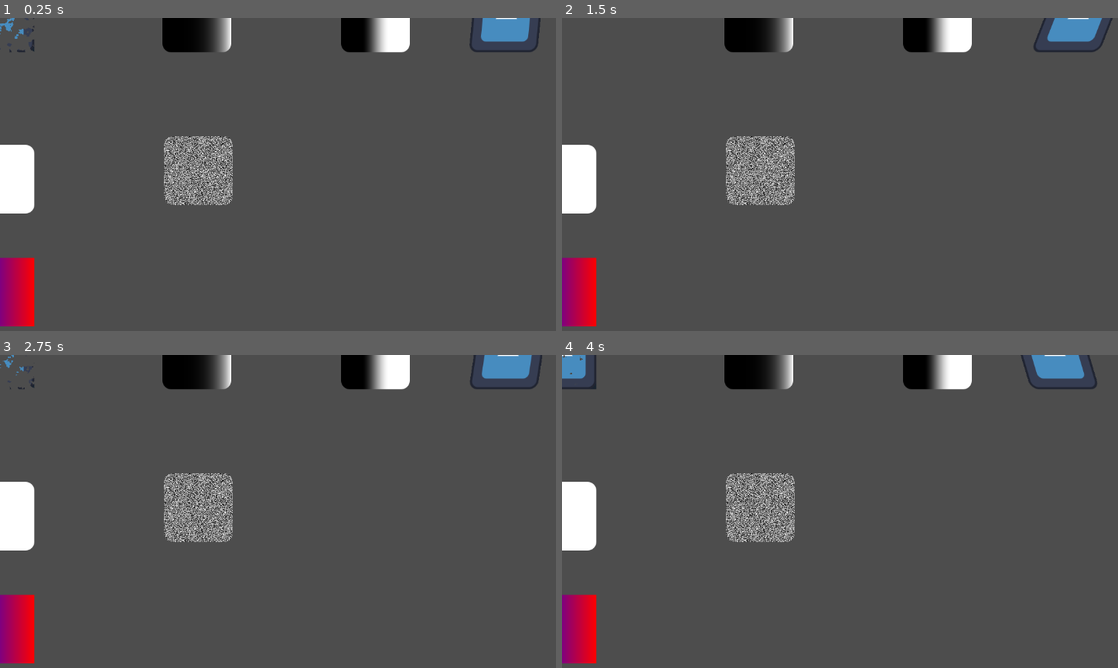
Above: before the commit, frames 1-4 (two rows, left to right).
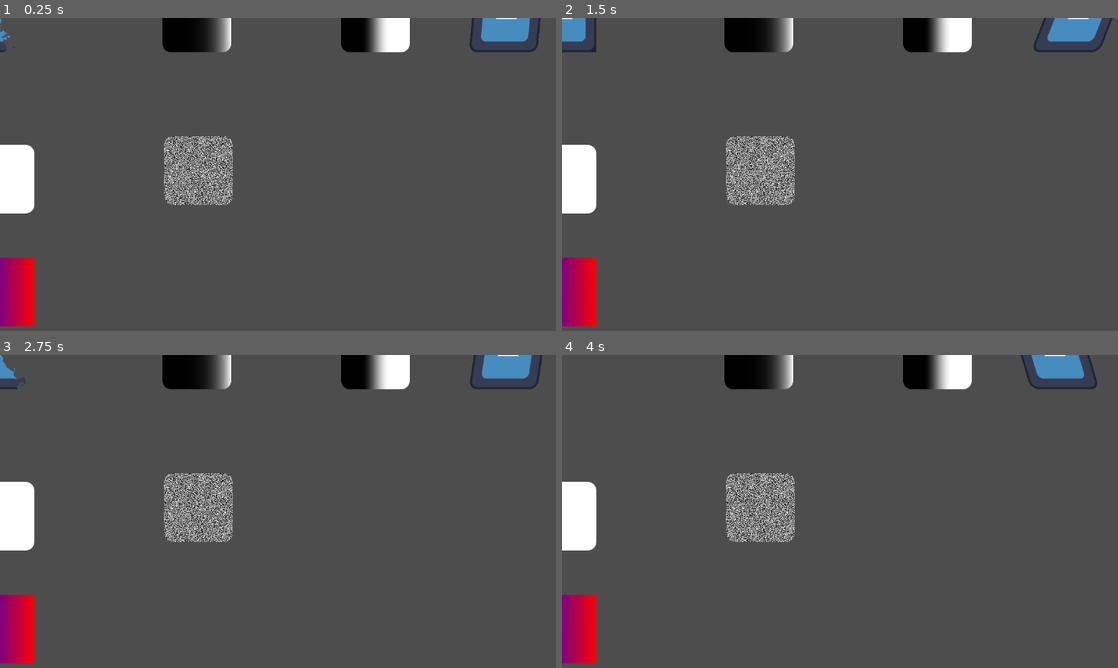
Above: after the commit, the same moments.

Repository: AtomicAntt/DemosVFX
Game: Godot game, scene res://main_2d.tscn
Same seed, same stepped clock (60 frames per second), same inputs: the game is played once before the commit and once after it. This scene is started directly instead of the project's main scene. The engine's default icon, where the game draws it, is replaced by a stand-in: a white triangle on a blue panel in a dark square.
Inputs:
- Up to frame 1 (0.25 s): no input
- Up to frame 2 (1.5 s): no input
- Up to frame 3 (2.75 s): no input
- Up to frame 4 (4 s): no input

The runs differ from the first frame. In frame 1, 0.2% of the frame differs, in the area x 0-7%, y 0-11%; in frame 2, 0.4%; in frame 3, 0.2%; in frame 4, 0.4%.

Commit message:
Add radial dissolve 2D shader.

Diff:
--- a/main_2d.tscn
+++ b/main_2d.tscn
@@ -25,6 +25,7 @@
 [ext_resource type="Shader" uid="uid://cq5kqvb0188a4" path="res://Shaders/2D/radial_fade.gdshader" id="20_25d1e"]
 [ext_resource type="Shader" uid="uid://dn8mlhp3rnhtl" path="res://Shaders/2D/wavy.gdshader" id="20_ingrd"]
 [ext_resource type="Shader" uid="uid://b7xmfsuket0c7" path="res://dissolve.gdshader" id="20_qw8p8"]
+[ext_resource type="Shader" uid="uid://bwfwmhkjfnwij" path="res://radial_dissolve.gdshader" id="21_5k4x8"]
 [ext_resource type="Shader" uid="uid://vpt68fa1kwk7" path="res://Shaders/2D/circles_fade_in.gdshader" id="21_kwd53"]
 
 [sub_resource type="ShaderMaterial" id="ShaderMaterial_jmyjl"]
@@ -124,6 +125,16 @@
 [sub_resource type="ShaderMaterial" id="ShaderMaterial_q35h1"]
 shader = ExtResource("20_qw8p8")
 shader_parameter/noise = SubResource("NoiseTexture2D_5k4x8")
+
+[sub_resource type="FastNoiseLite" id="FastNoiseLite_p5bk5"]
+
+[sub_resource type="NoiseTexture2D" id="NoiseTexture2D_p5bk5"]
+noise = SubResource("FastNoiseLite_p5bk5")
+
+[sub_resource type="ShaderMaterial" id="ShaderMaterial_p5bk5"]
+shader = ExtResource("21_5k4x8")
+shader_parameter/blur = 0.20000000298023
+shader_parameter/noise = SubResource("NoiseTexture2D_p5bk5")
 
 [sub_resource type="ShaderMaterial" id="ShaderMaterial_5k4x8"]
 shader = ExtResource("20_25d1e")
@@ -266,6 +277,12 @@
 
 [node name="HalfStep2" type="Sprite2D" parent="." unique_id=1038100921]
 material = SubResource("ShaderMaterial_q35h1")
+position = Vector2(-881, -567)
+rotation = 0.00017340037
+texture = ExtResource("2_8hhxv")
+
+[node name="HalfStep3" type="Sprite2D" parent="." unique_id=718640708]
+material = SubResource("ShaderMaterial_p5bk5")
 rotation = 0.00017340037
 texture = ExtResource("2_8hhxv")
 
--- /dev/null
+++ b/radial_dissolve.gdshader
@@ -0,0 +1,16 @@
+shader_type canvas_item;
+
+//uniform float progress : hint_range(0.0, 1.0) = 1.0;
+uniform float blur : hint_range(0.0, 0.2) = 0.1;
+uniform sampler2D noise;
+
+
+void fragment() {
+	vec2 uv = UV - vec2(0.5);
+	vec4 tex = texture(noise, UV);
+	float radial_threshold = (atan(uv.x, uv.y) + PI) / (2.0 * PI);
+	float progress = (sin(TIME) + 1.0) / 2.0;
+	float result = smoothstep(radial_threshold, min(radial_threshold+blur, 1.0), progress);
+	float value = step(tex.x, result);
+	COLOR.a = value;
+}
Not shown, added: radial_dissolve.gdshader.uid
